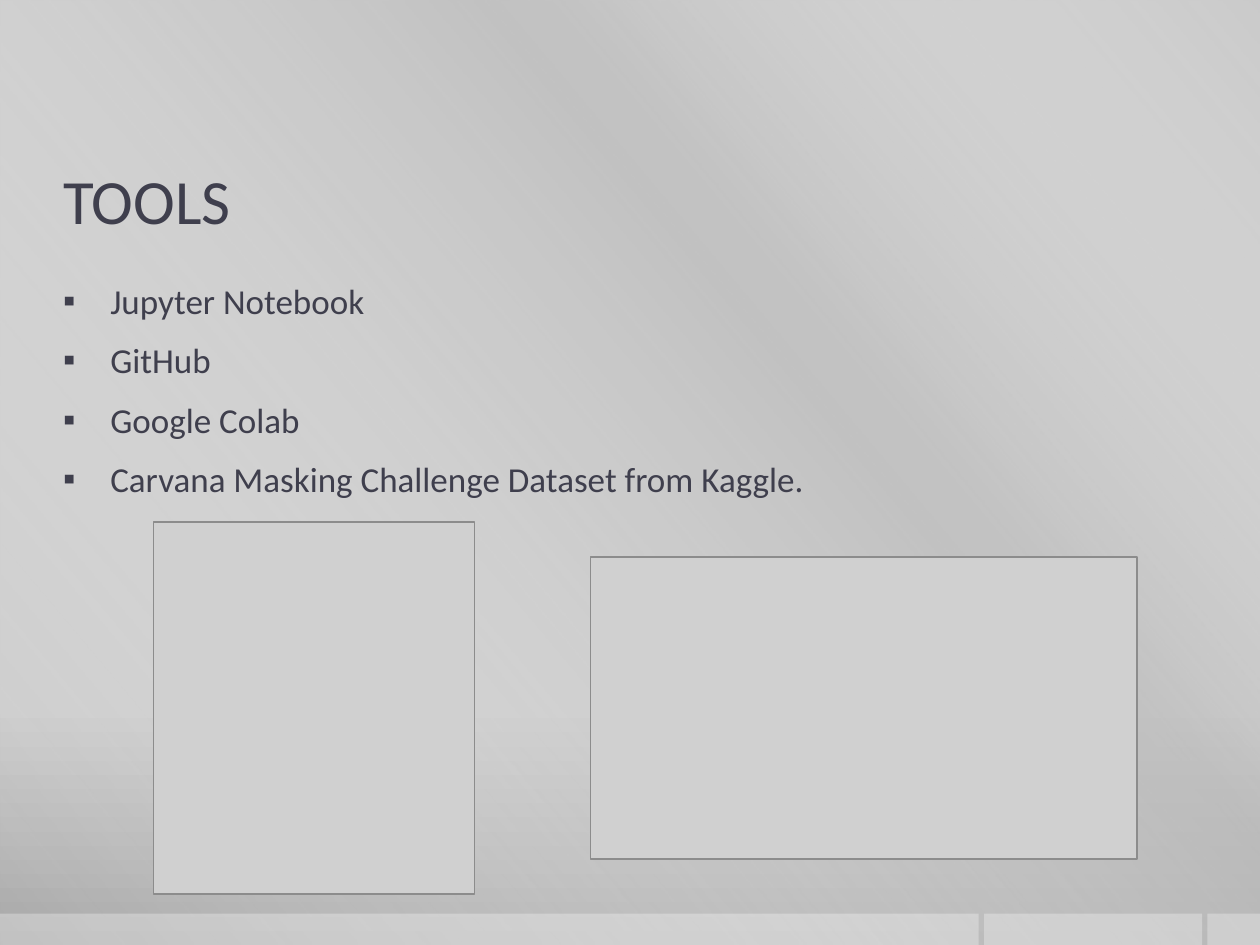
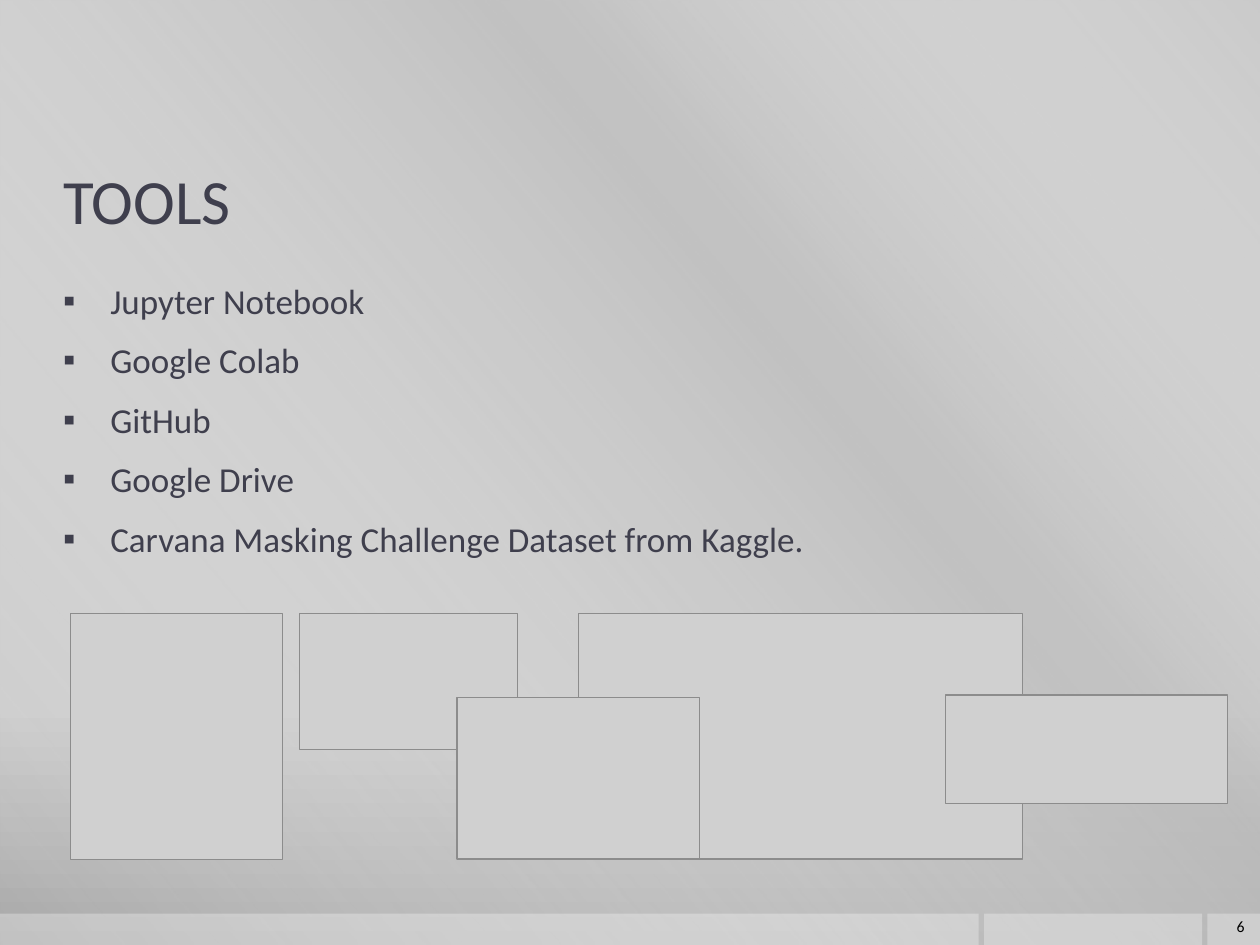
Before and after one commit to yej117/Image_Segmentation_Deep_Learning, a slide deck: slide 6 of IMAGE SEGMENTATION.pptx (slide 5 before the commit). Drawn at 1260x945 pixels with LibreOffice and Linux fonts; fonts in the diff are those of the drawing; grey boxes stand for pictures; background and template pictures are left out. Boxes give left, top, right and bottom in pixels: in the first picture for what was removed or moved away, otherwise in the second. Text is boxed around its words. In the diff, an @@ line names an element or a change of style, - is before the commit and + after.

```diff
--- a/IMAGE SEGMENTATION.pptx
+++ b/IMAGE SEGMENTATION.pptx
@@ text at (110,348,299,379): paragraph added @@
+▪ Google Colab
@@ text at (110,467,294,498): text changed @@
-▪ Google Colab
+▪ Google Drive
@@ picture: place and size @@
-picture at (154,522,475,893)
+picture at (71,614,284,859)
@@ picture added at (299,614,517,750) @@
@@ picture: place and size @@
-picture at (591,557,1138,859)
+picture at (578,614,1023,859)
@@ picture added at (457,698,699,859) @@
@@ picture added at (945,696,1227,804) @@
@@ page number added at (1237,921,1245,932), 9 pt, text #000000 @@
+6
```
Also in this commit, not shown: 9 other slides changed, 6 slides added, 3 slides removed.
